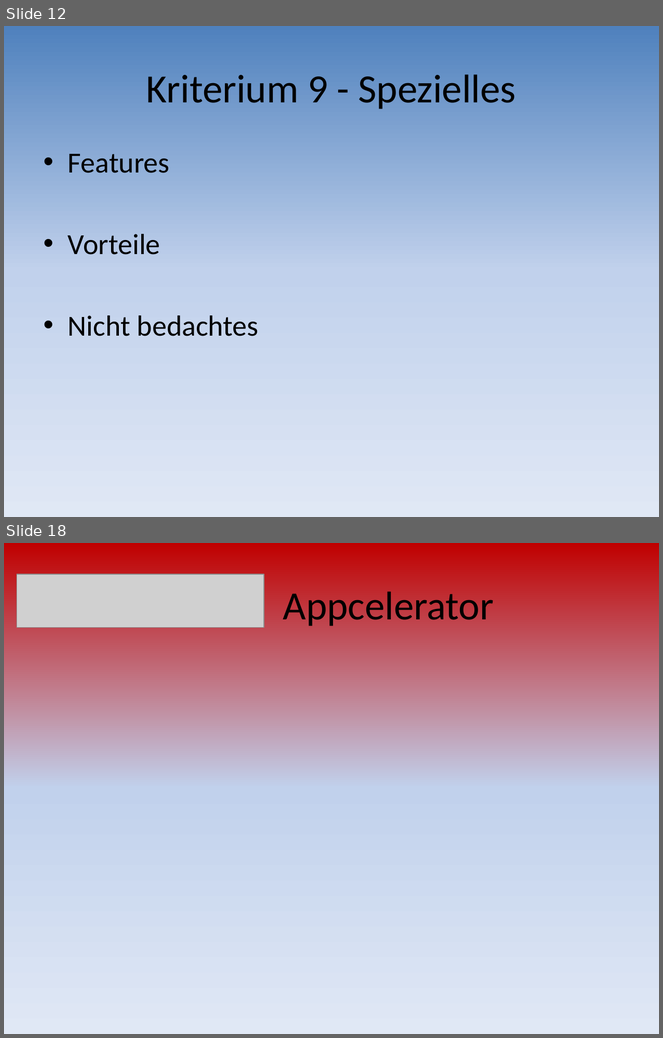
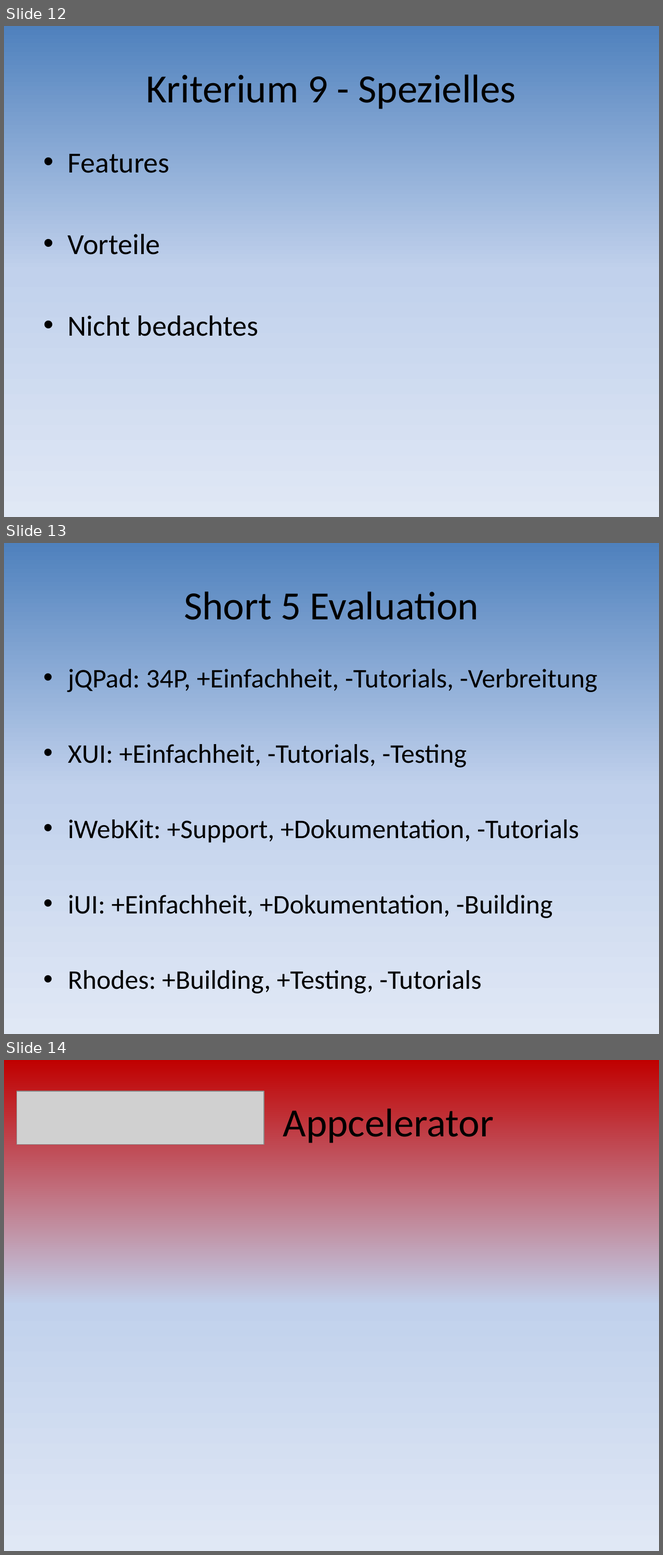
Before and after one commit to mtwords/hand-held, a slide deck: Documents/10_Frameworks_Presentation.pptx. Shown one above the other, each under a label of ours: slides 12 and 18 before the commit, slides 12, 13 and 14 after it; the slides between them are not shown. The pictures are 663x1038 and 663x1555 pixels, drawn with LibreOffice and Linux fonts; fonts in the diff are those of the drawing; grey boxes stand for pictures. Boxes give left, top, right and bottom in pixels: in the first picture for what was removed or moved away, otherwise in the second. Text is boxed around its words. In the diff, an @@ line names an element or a change of style, - is before the commit and + after.

```diff
--- a/Documents/10_Frameworks_Presentation.pptx
+++ b/Documents/10_Frameworks_Presentation.pptx
@@ slide 13 added at box(4, 543, 659, 1034), background gradient #4F81BD to #C2D1ED to #E1E8F5 @@
@@ title added at box(184, 591, 479, 620), 44 pt, text #000000 @@
+Short 5 Evaluation
@@ text added at box(68, 669, 598, 994), 29.6 pt, text #000000 @@
+• jQPad: 34P, +Einfachheit, -Tutorials, -Verbreitung
+• XUI: +Einfachheit, -Tutorials, -Testing
+• iWebKit: +Support, +Dokumentation, -Tutorials
+• iUI: +Einfachheit, +Dokumentation, -Building
+• Rhodes: +Building, +Testing, -Tutorials
@@ what was slide 18 is now slide 14 @@
```
Also in this commit, not shown: 4 slides changed, 1 other slide added, 5 slides removed.
